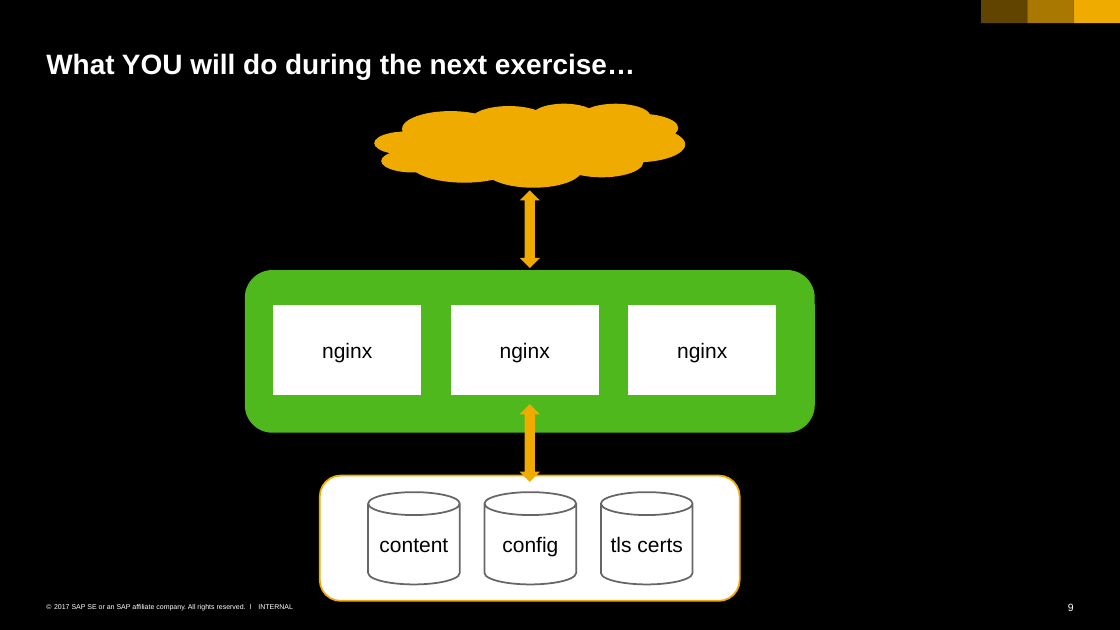
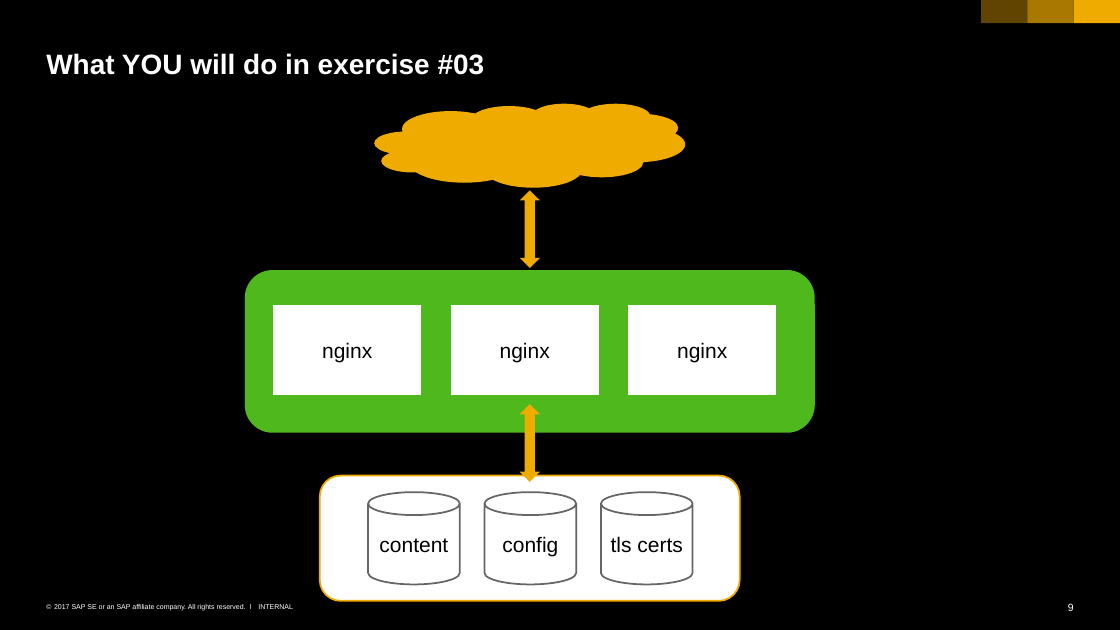
Before and after one commit to cuijiyao01/docker-k8s-training, a slide deck: slide 9 of kubernetes/03_labels_and_deployments.pptx. Drawn at 1120x630 pixels with LibreOffice and Linux fonts; fonts in the diff are those of the drawing. Boxes give left, top, right and bottom in pixels: in the first picture for what was removed or moved away, otherwise in the second. Text is boxed around its words. In the diff, an @@ line names an element or a change of style, - is before the commit and + after.

```diff
--- a/kubernetes/03_labels_and_deployments.pptx
+++ b/kubernetes/03_labels_and_deployments.pptx
@@ title at (x1=46, y1=53, x2=485, y2=75): text changed @@
-What YOU will do during the next exercise…
+What YOU will do in exercise #03
```
Also in this commit, not shown: 1 other slide changed, 1 slide added, 1 slide removed, 1 other file.
